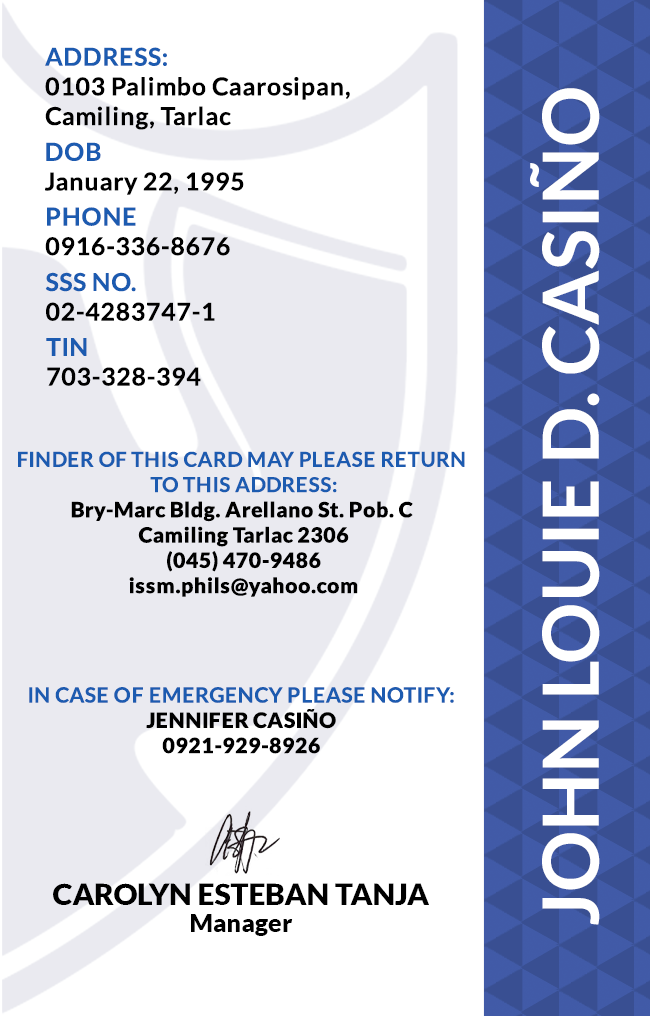
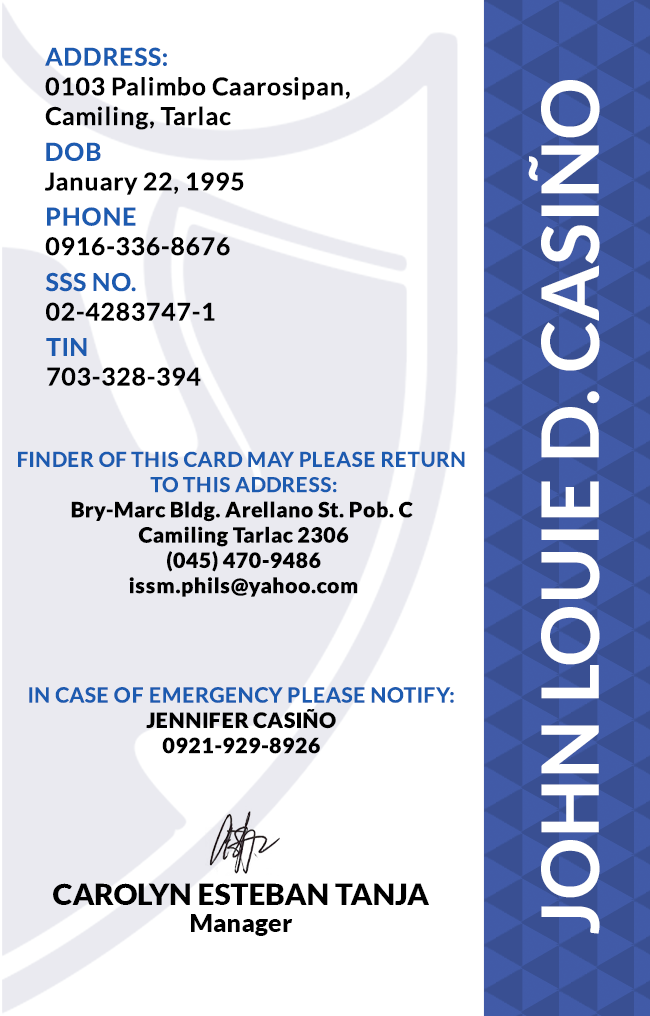
Layered file, before and after one edit (w=650, h=1016). Changes by layer:
painted on "JOHN LOUIE D. CASIÑO" over [528, 80, 600, 934]
